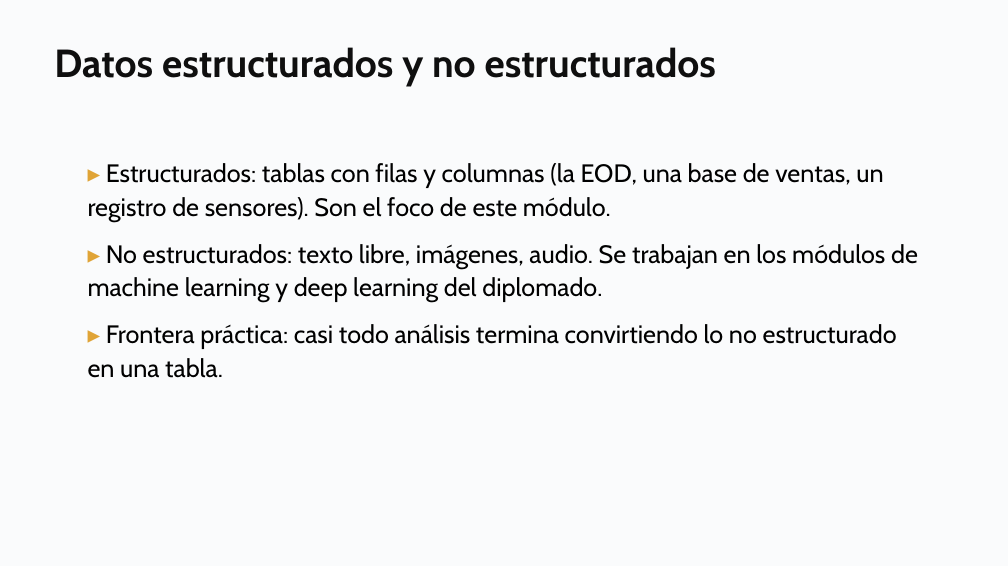
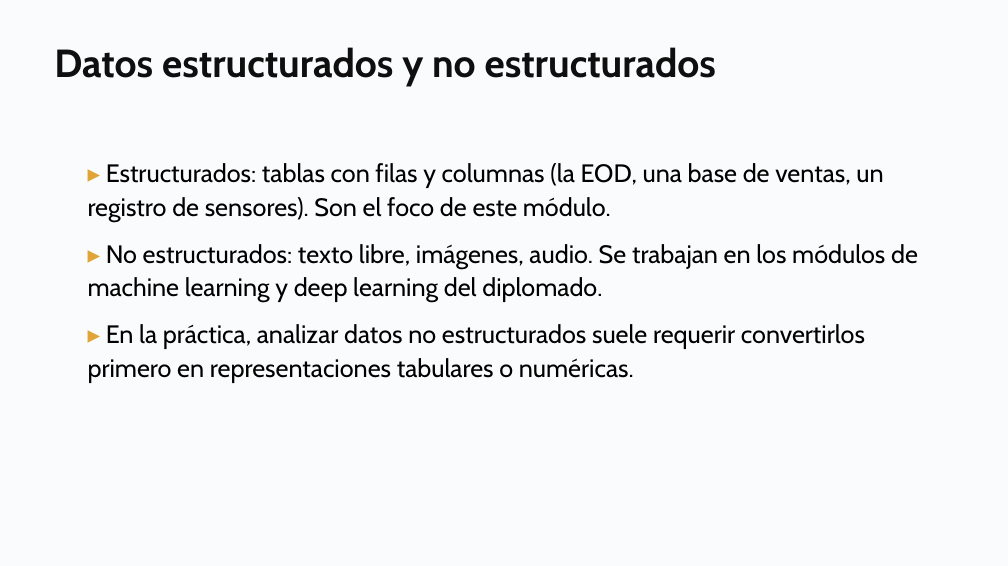
Before and after one commit to daniopitz/diplomado-cdd, a slide deck: slide 14 of presentaciones/clase01_fundamentos_ecosistema.pptx (slide 15 before the commit). Drawn at 1008x566 pixels with LibreOffice and Linux fonts; fonts in the diff are those of the drawing. Boxes give left, top, right and bottom in pixels: in the first picture for what was removed or moved away, otherwise in the second. Text is boxed around its words. In the diff, an @@ line names an element or a change of style, - is before the commit and + after.

```diff
--- a/presentaciones/clase01_fundamentos_ecosistema.pptx
+++ b/presentaciones/clase01_fundamentos_ecosistema.pptx
@@ text at [88,324,865,383]: text changed @@
-▸ Frontera práctica: casi todo análisis termina convirtiendo lo no estructurado en una tabla.
+▸ En la práctica, analizar datos no estructurados suele requerir convertirlos primero en representaciones tabulares o numéricas.
```
Also in this commit, not shown: 8 other slides changed, 3 slides removed, 5 other files.
